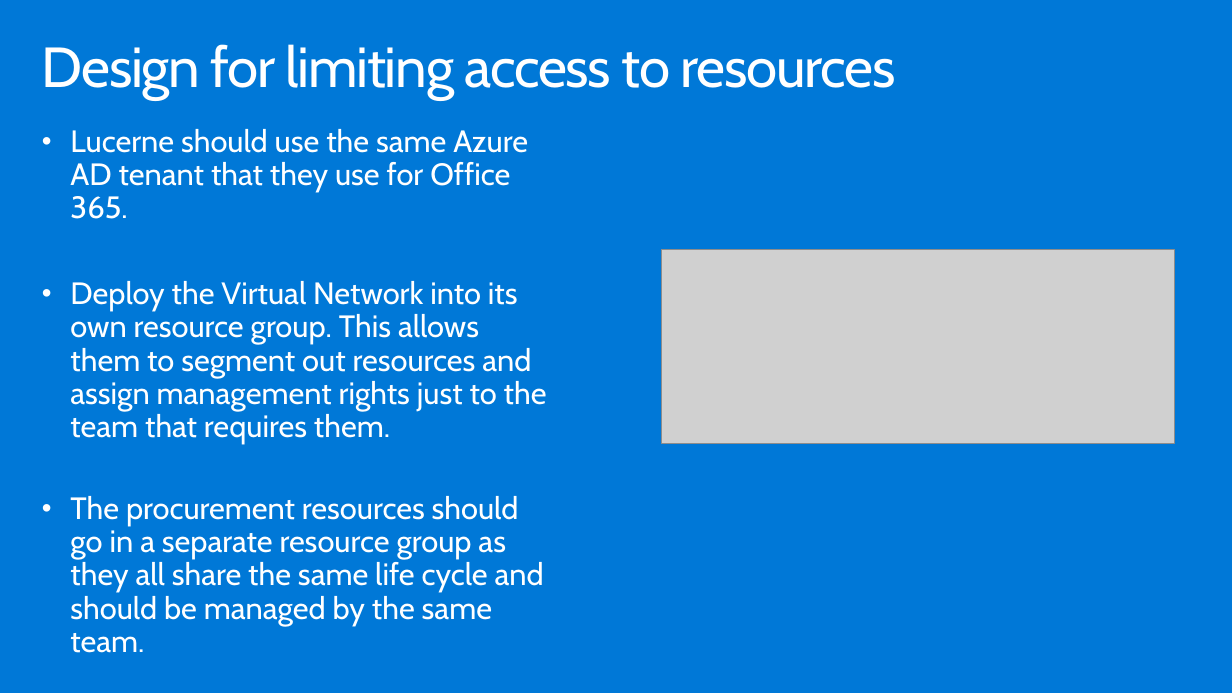
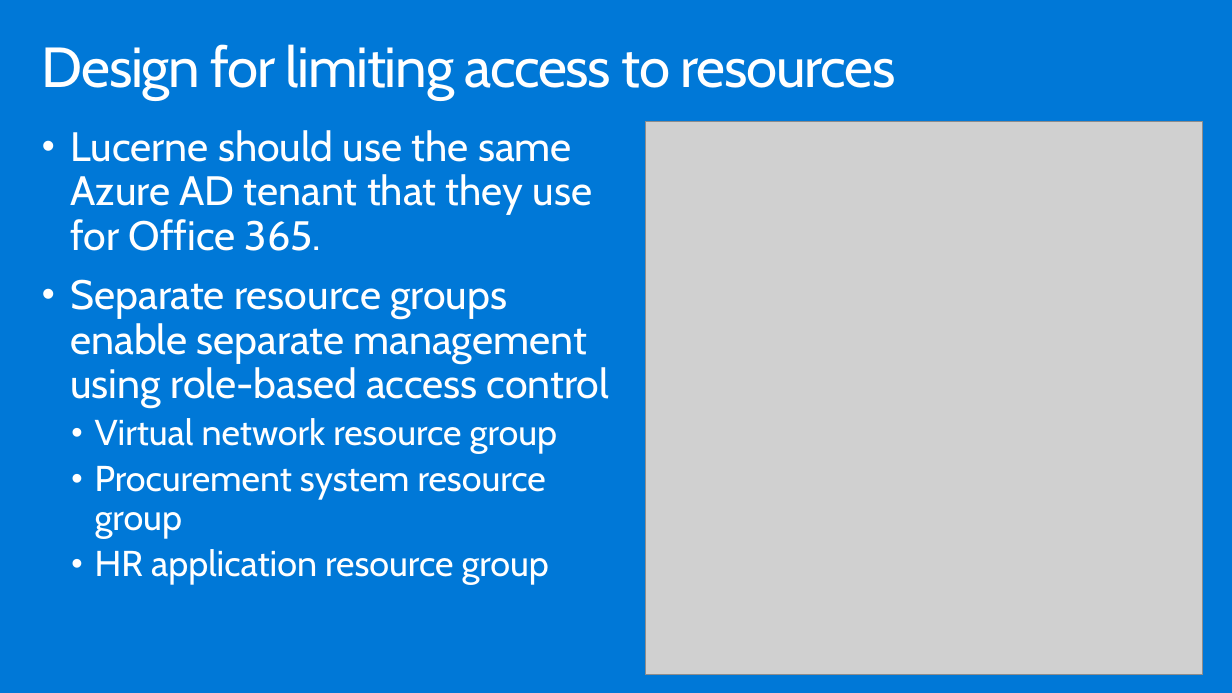
Before and after one commit to GretaLakra/Azure, a slide deck: slide 21 of WDS/Whiteboard design session trainer presentation - Lift and shift.pptx (slide 20 before the commit). Drawn at 1232x693 pixels with LibreOffice and Linux fonts; fonts in the diff are those of the drawing; grey boxes stand for pictures. Boxes give left, top, right and bottom in pixels: in the first picture for what was removed or moved away, otherwise in the second. Text is boxed around its words. In the diff, an @@ line names an element or a change of style, - is before the commit and + after.

```diff
--- a/WDS/Whiteboard design session trainer presentation - Lift and shift.pptx
+++ b/WDS/Whiteboard design session trainer presentation - Lift and shift.pptx
@@ text at [70, 130, 593, 251]: size 24 to 32 pt in "Lucerne should use the same Azure AD ..." @@
@@ picture added at [645, 122, 1203, 676] @@
@@ picture removed at [662, 250, 1175, 443] @@
@@ text at [70, 279, 609, 585]: text changed; size 24 to 28 pt @@
-• Deploy the Virtual Network into its own resource group. This allows them to segment out resources and assign management rights just to the team that requires them.
-• The procurement resources should go in a separate resource group as they all share the same life cycle and should be managed by the same team.
+• Separate resource groups enable separate management using role-based access control
+  • Virtual network resource group
+  • Procurement system resource group
+  • HR application resource group
```
Also in this commit, not shown: 18 other slides changed, 9 slides added, 7 slides removed, 32 other files.
